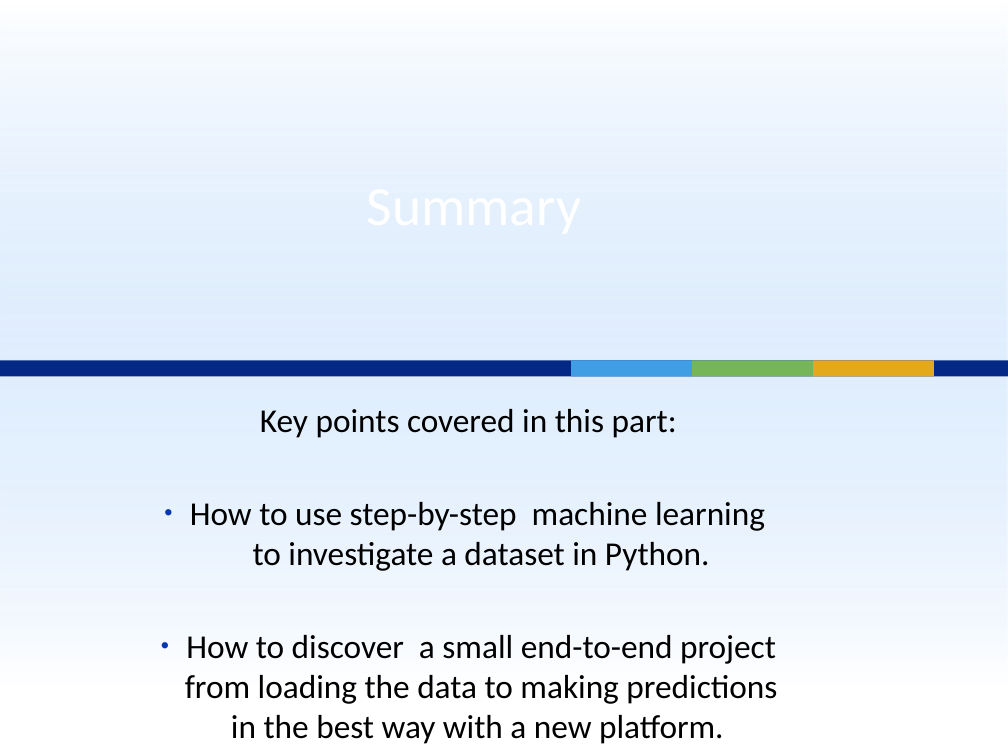
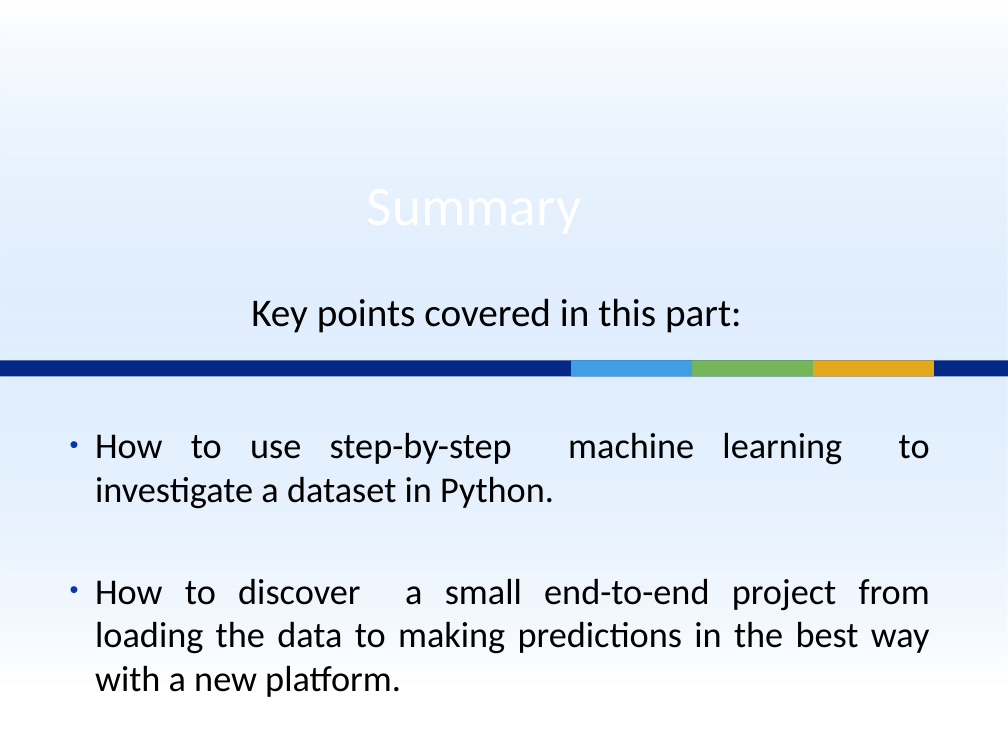
Before and after one commit to ouzarf/seminars, a slide deck: slide 48 of uminho19-ML.pptx (slide 51 before the commit). Drawn at 1008x756 pixels with LibreOffice and Linux fonts; fonts in the diff are those of the drawing; background and template pictures are left out. Boxes give left, top, right and bottom in pixels: in the first picture for what was removed or moved away, otherwise in the second. Text is boxed around its words. In the diff, an @@ line names an element or a change of style, - is before the commit and + after.

```diff
--- a/uminho19-ML.pptx
+++ b/uminho19-ML.pptx
@@ text added at bbox=[251, 298, 741, 333], 28 pt, text #000000 @@
+Key points covered in this part:
@@ subtitle "How to use step-by-step machine ...": place and size @@
-subtitle "How to use step-by-step machine ..." at bbox=[185, 409, 777, 744]
+subtitle "How to use step-by-step machine ..." at bbox=[95, 432, 930, 697]
@@ subtitle "How to use step-by-step machine ..." at bbox=[95, 432, 930, 697]: size 23.8 to 25.9 pt; alignment centre to justified @@
@@ subtitle at bbox=[260, 409, 677, 438]: paragraph removed @@
-Key points covered in this part:
```
Also in this commit, not shown: 11 other slides changed, 1 slide added, 4 slides removed, 5 other files.
